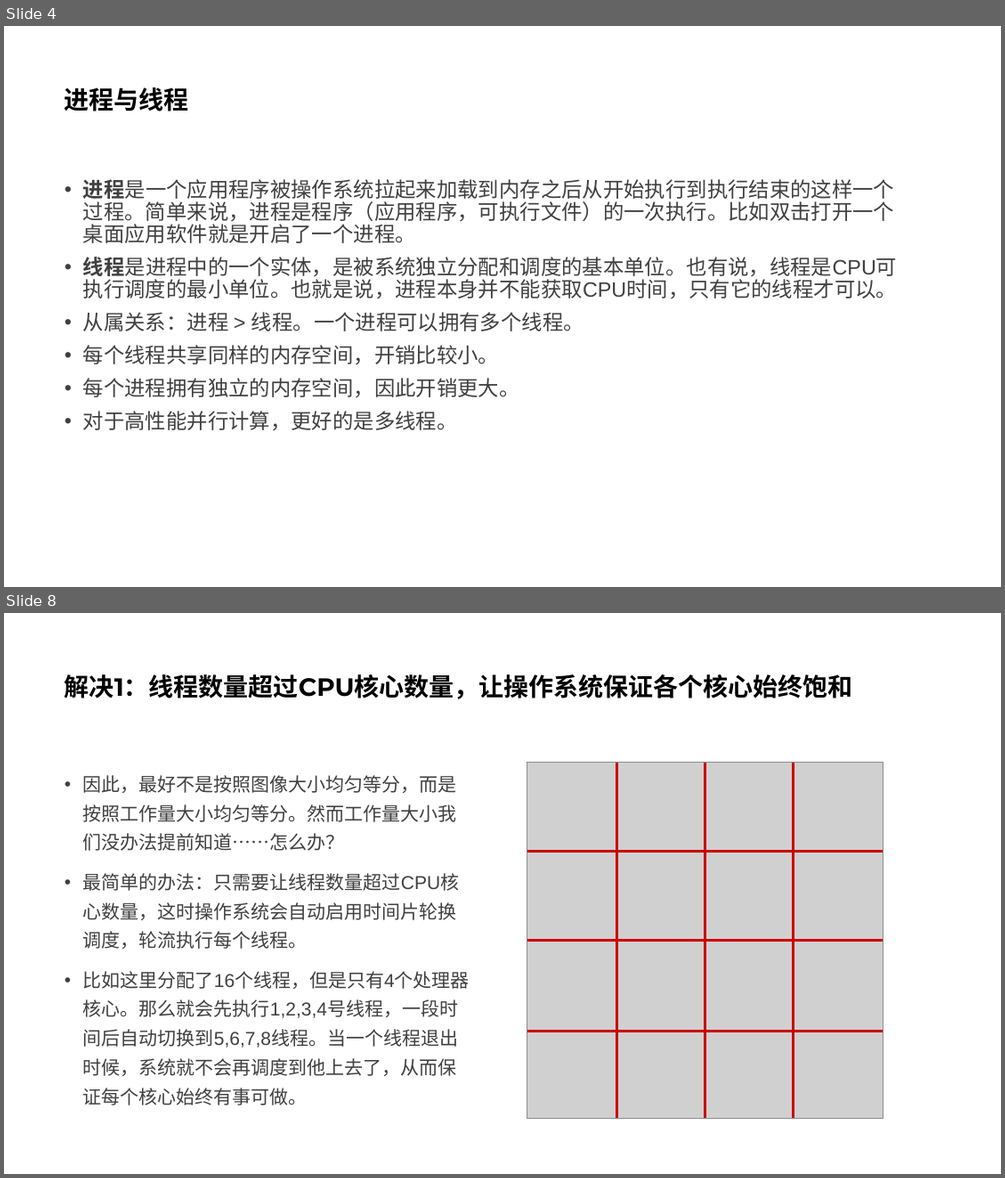
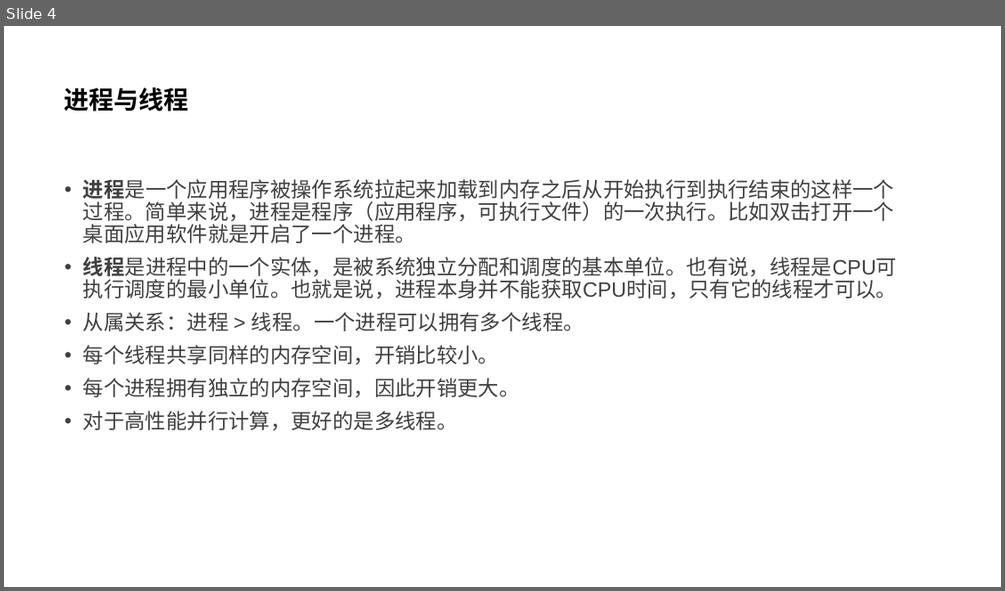
Before and after one commit to parallel101/course, a slide deck: 05/slides.pptx. Shown one above the other, each under a label of ours: slides 4 and 8 before the commit, slide 4 after it; the slides between them are not shown. The pictures are 1005x1178 and 1005x591 pixels, drawn with LibreOffice and Linux fonts; fonts in the diff are those of the drawing; grey boxes stand for pictures. Boxes give left, top, right and bottom in pixels: in the first picture for what was removed or moved away, otherwise in the second. Text is boxed around its words. In the diff, an @@ line names an element or a change of style, - is before the commit and + after.

```diff
--- a/05/slides.pptx
+++ b/05/slides.pptx
@@ slide 8 removed at [4, 613, 1001, 1174], background #FFFFFF @@
@@ title removed at [65, 674, 853, 699] @@
-解决1：线程数量超过CPU核心数量，让操作系统保证各个核心始终饱和
@@ picture removed at [527, 763, 883, 1119] @@
@@ line removed from (617, 763) to (617, 1119) @@
@@ line removed from (705, 763) to (705, 1119) @@
@@ line removed from (793, 763) to (793, 1119) @@
@@ text removed at [83, 775, 469, 1105] @@
-• 因此，最好不是按照图像大小均匀等分，而是按照工作量大小均匀等分。然而工作量大小我们没办法提前知道……怎么办？
-• 最简单的办法：只需要让线程数量超过CPU核心数量，这时操作系统会自动启用时间片轮换调度，轮流执行每个线程。
-• 比如这里分配了16个线程，但是只有4个处理器核心。那么就会先执行1,2,3,4号线程，一段时间后自动切换到5,6,7,8线程。当一个线程退出时候，系统就不会再调度到他上去了，从而保证每个核心始终有事可做。
@@ line removed from (527, 852) to (882, 852) @@
@@ line removed from (527, 941) to (882, 941) @@
@@ line removed from (527, 1031) to (882, 1031) @@
```
Also in this commit, not shown: 5 slides changed, 6 slides added, 7 other slides removed, 27 other files.
